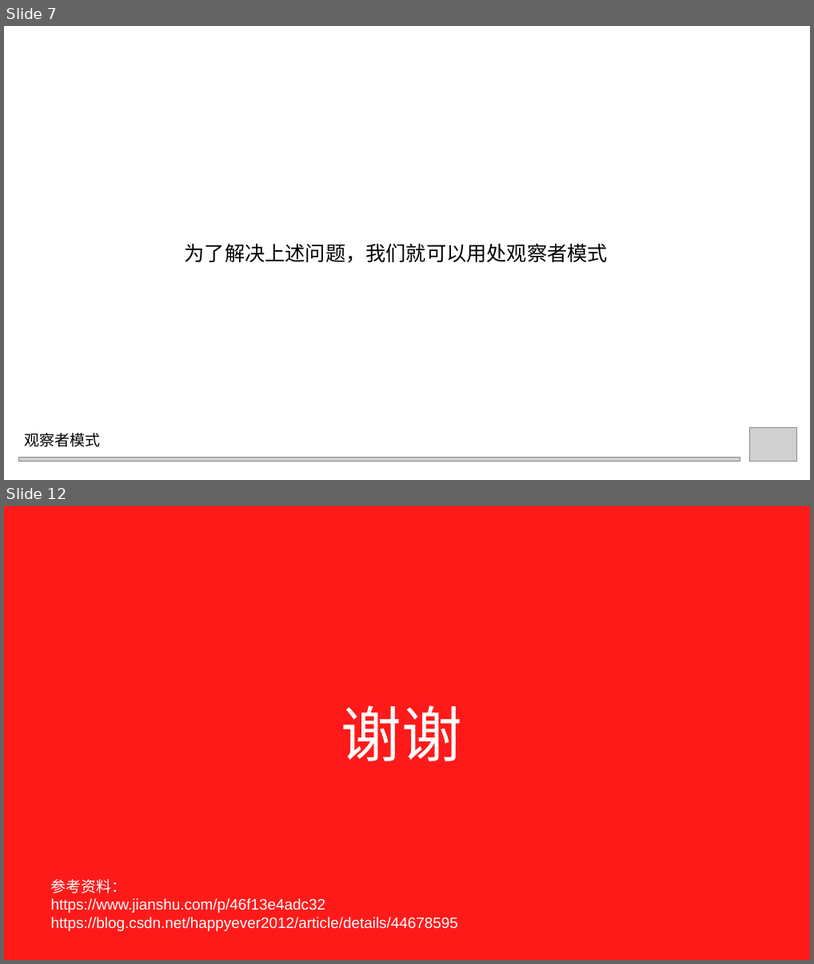
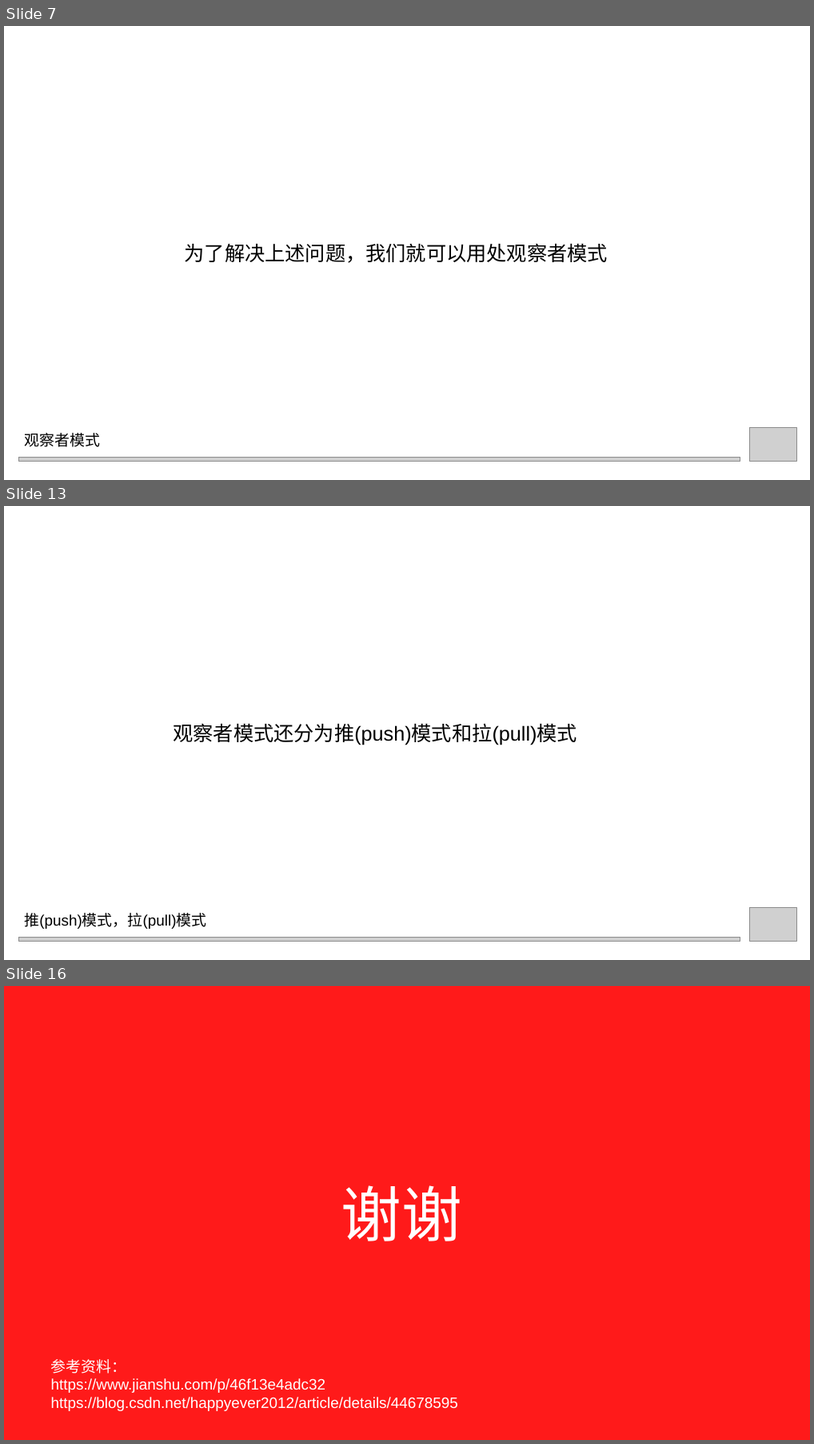
Before and after one commit to lujianzhi/DesignPatterns, a slide deck: ppt/设计模式_观察者模式_卢建至.pptx. Shown one above the other, each under a label of ours: slides 7 and 12 before the commit, slides 7, 13 and 16 after it; the slides between them are not shown. The pictures are 814x964 and 814x1444 pixels, drawn with LibreOffice and Linux fonts; fonts in the diff are those of the drawing; grey boxes stand for pictures. Boxes give left, top, right and bottom in pixels: in the first picture for what was removed or moved away, otherwise in the second. Text is boxed around its words. In the diff, an @@ line names an element or a change of style, - is before the commit and + after.

Commit message:
观察者模式分享demo

```diff
--- a/ppt/设计模式_观察者模式_卢建至.pptx
+++ b/ppt/设计模式_观察者模式_卢建至.pptx
@@ slide 13 added at (4,506,810,960), background #FFFFFF @@
@@ text added at (174,723,578,745), 24 pt, text #000000 @@
+观察者模式还分为推(push)模式和拉(pull)模式
@@ text added at (25,912,207,928), 18 pt, text #000000 @@
+推(push)模式，拉(pull)模式
@@ picture added at (750,908,798,941) @@
@@ picture added at (18,936,741,941) @@
@@ what was slide 12 is now slide 16 @@
```
Also in this commit, not shown: 2 slides changed, 5 other slides added, 2 slides removed, 8 other files.
